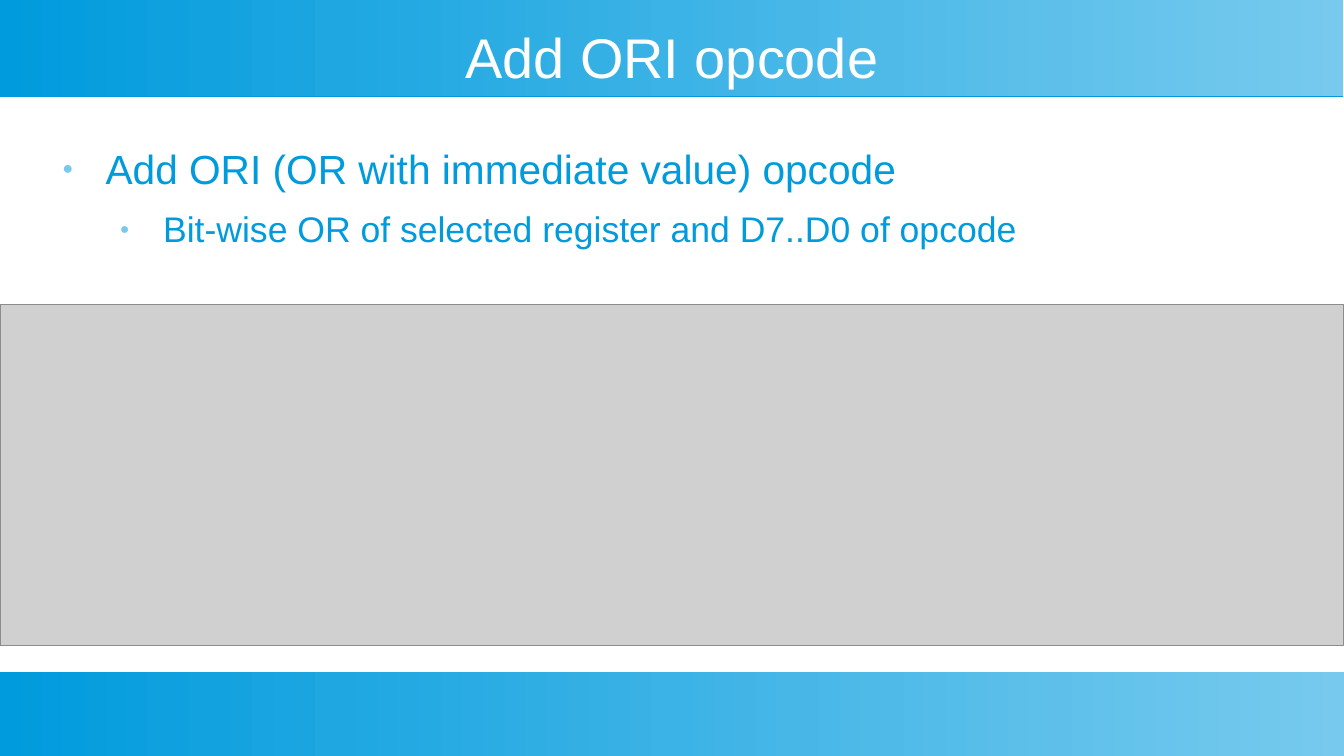
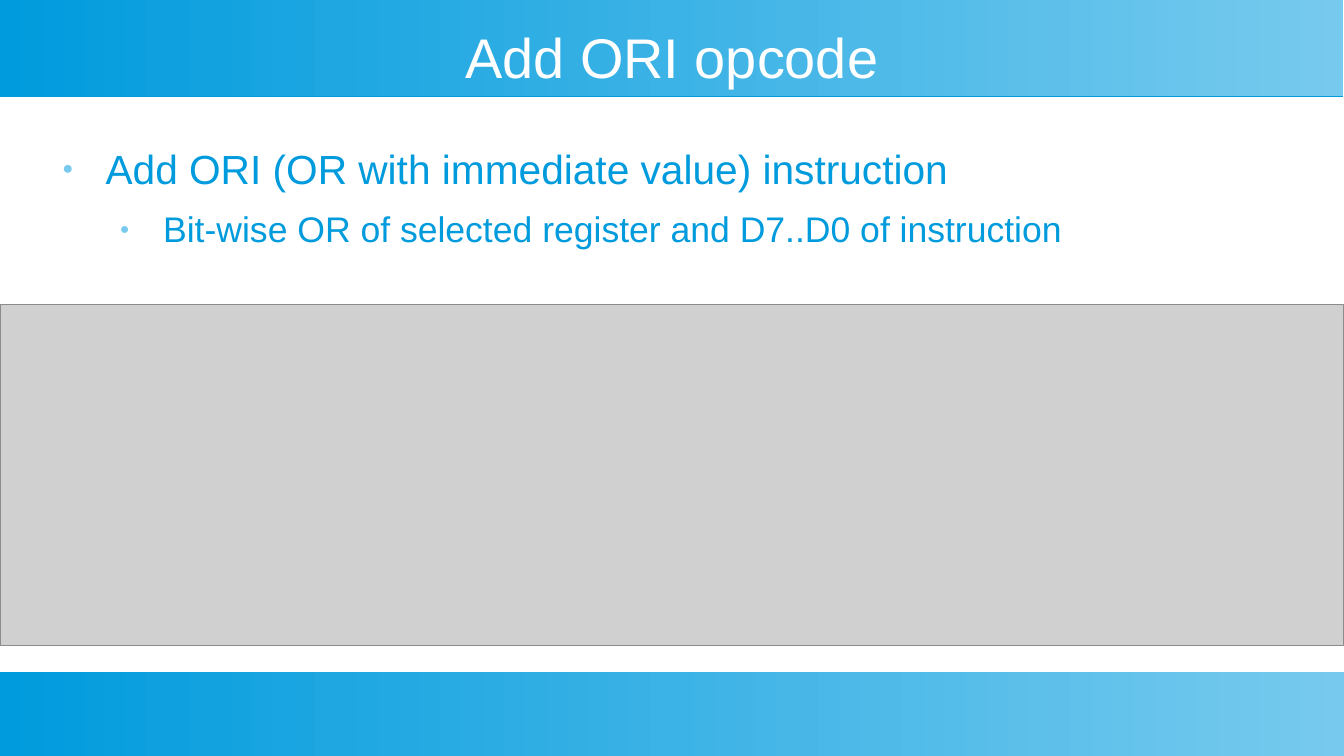
Before and after one commit to douggilliland/Design_A_CPU, a slide deck: slide 4 of Docs/DIY-FPGA-Computer-A1_New_Opcodes_Design.odp. Drawn at 1344x756 pixels with LibreOffice and Linux fonts; fonts in the diff are those of the drawing; grey boxes stand for pictures. Boxes give left, top, right and bottom in pixels: in the first picture for what was removed or moved away, otherwise in the second. Text is boxed around its words. In the diff, an @@ line names an element or a change of style, - is before the commit and + after.

```diff
--- a/Docs/DIY-FPGA-Computer-A1_New_Opcodes_Design.odp
+++ b/Docs/DIY-FPGA-Computer-A1_New_Opcodes_Design.odp
@@ text at (106, 154, 1062, 250): text changed @@
-● Add ORI (OR with immediate value) opcode
-  ● Bit-wise OR of selected register and D7..D0 of opcode
+● Add ORI (OR with immediate value) instruction
+  ● Bit-wise OR of selected register and D7..D0 of instruction
```
Also in this commit, not shown: 3 other slides changed.
